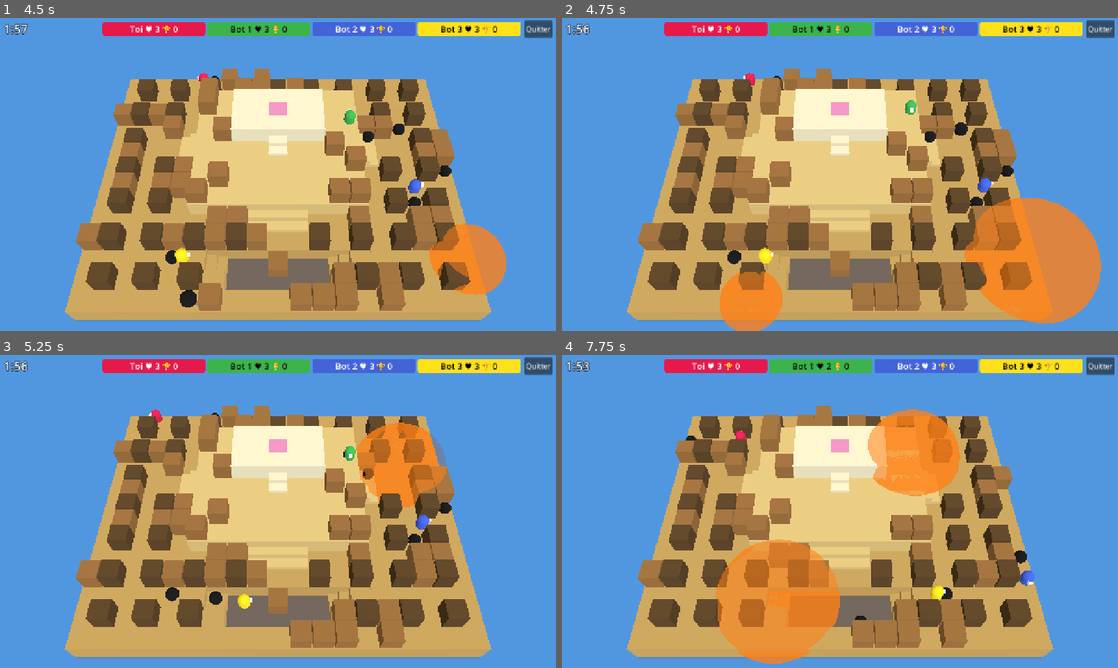
Above: before the commit, frames 1-4 (two rows, left to right).
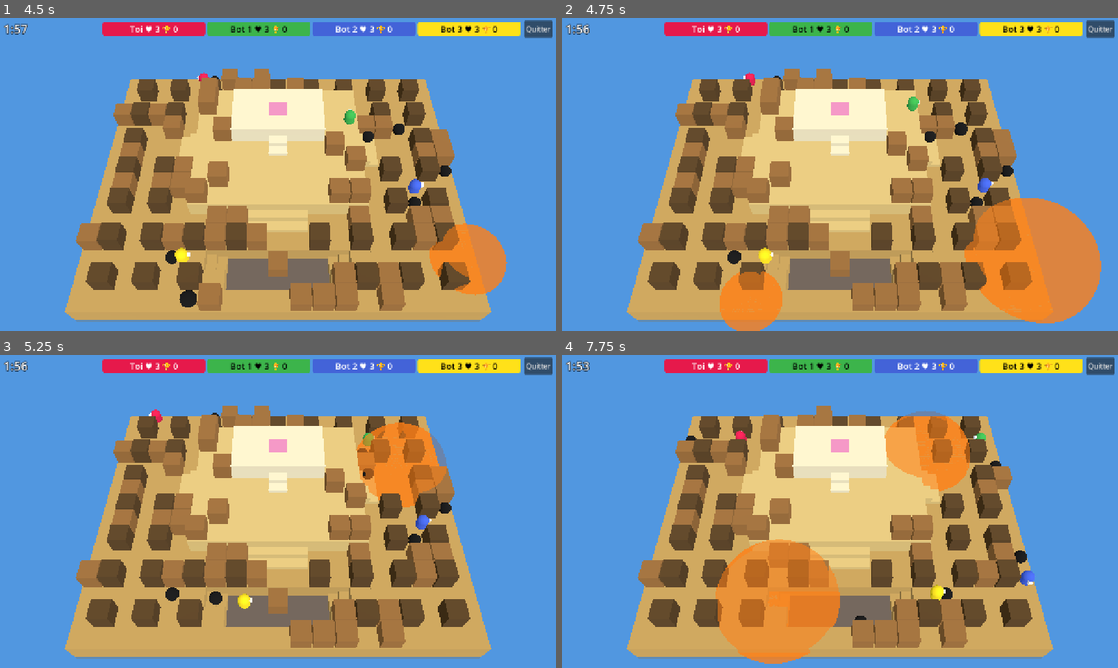
Above: after the commit, the same moments.

Repository: PaulDoazan/bomberman
Game: Godot game, scene res://src/ui/settings_screen.tscn
Same seed, same stepped clock (60 frames per second), same inputs: the game is played once before the commit and once after it.
Inputs (mouse positions are in pixels of both pictures, inside the frame that each line leads up to):
- Up to frame 1 (4.5 s): click "Jouer" at 0.5 s; move the mouse to (400, 158) at 1.27 s; press the mouse at (400, 158) at 1.28 s; hold Right (move_right) 1.28-2.03 s; move the mouse to (166, 190) at 2.02 s; release the mouse at (166, 190) at 2.03 s; hold Down (move_down) 2.03-2.78 s; right-click (166, 190) at 2.1 s; click (166, 190) at 2.3 s; move the mouse to (333, 105) at 2.77 s; press the mouse at (333, 105) at 2.78 s; hold Right (move_right) 2.78-3.53 s; move the mouse to (250, 237) at 3.52 s; release the mouse at (250, 237) at 3.53 s; hold Up (move_up) 3.53-4.28 s; tap Space (place_bomb) at 3.6 s; click (250, 237) at 3.8 s; move the mouse to (444, 221) at 4.27 s; press the mouse at (444, 221) at 4.28 s; hold Left (move_left) from 4.28 s (still down)
- Up to frame 2 (4.75 s): keep holding Left (move_left)
- Up to frame 3 (5.25 s): keep holding Left (move_left); move the mouse to (111, 464) at 5.02 s; release the mouse at (111, 464) at 5.03 s; right-click (111, 464) at 5.1 s
- Up to frame 4 (7.75 s): click (673, 464) at 5.3 s; move the mouse to (867, 511) at 5.77 s; release Left (move_left) at 5.78 s; press the mouse at (867, 511) at 5.78 s; hold Down (move_down) 5.78-6.53 s; move the mouse to (756, 433) at 6.52 s; release the mouse at (756, 433) at 6.53 s; hold Right (move_right) 6.53-7.28 s; tap Space (place_bomb) at 6.6 s; click (756, 433) at 6.8 s; move the mouse to (962, 495) at 7.27 s; press the mouse at (962, 495) at 7.28 s; hold Up (move_up) from 7.28 s (still down)

Frame 1 is identical in both runs. In frame 2, less than 0.1% of the frame differs, in the area x 61-65%, y 25-31%; in frame 3, 0.2%; in frame 4, 3.1%, in the area x 47-79%, y 3-46%.

Commit message:
Let players jump down from ledges
Going up is still limited to one half-level (stairs only), but a player
can now drop from the edge of a level to any lower one.

Co-Authored-By: Claude Opus 5.5 (1M context) <noreply@anthropic.com>
Claude-Session: https://claude.ai/code/session_01VPhps17NVn3uxQFaWV6rT5

Diff:
--- a/src/sim/arena.gd
+++ b/src/sim/arena.gd
@@ -63,12 +63,12 @@
 	return t == Tile.PILLAR or t == Tile.BLOCK
 
 # Terrain only: b must be adjacent (Chebyshev 1) to a. Ignores bombs and players.
-# A step changes height by at most one half-level, so levels only connect through stairs,
-# and a player on a stair can move in any direction.
+# Climbing is limited to one half-level, so going up only works through stairs (in any
+# direction). Jumping down from a ledge is allowed whatever the drop.
 func can_step(a: Vector2i, b: Vector2i) -> bool:
 	if not in_bounds(a) or is_solid(b):
 		return false
-	return absi(h2_at(a) - h2_at(b)) <= 1
+	return h2_at(b) - h2_at(a) <= 1
 
 # Orthogonal neighbours reachable by can_step.
 func walkable_neighbors(c: Vector2i) -> Array[Vector2i]:
--- a/tests/test_arena.gd
+++ b/tests/test_arena.gd
@@ -11,6 +11,7 @@
 	a.set_cell(Vector2i(2, 3), Arena.Tile.STAIRS, 1, Arena.Axis.X)
 	assert_true(a.can_step(Vector2i(2, 2), Vector2i(2, 3)), "d'une marche à la marche voisine")
 	assert_false(a.can_step(Vector2i(3, 1), Vector2i(3, 2)), "sol vers l'étage sans escalier")
+	assert_true(a.can_step(Vector2i(3, 2), Vector2i(3, 1)), "sauter de l'étage vers le sol")
 	assert_false(a.can_step(Vector2i(0, 0), Vector2i(-1, 0)), "hors grille")
 	a.set_tile(Vector2i(1, 1), Arena.Tile.PILLAR)
 	assert_false(a.can_step(Vector2i(0, 1), Vector2i(1, 1)), "pilier")
--- a/tests/test_movement.gd
+++ b/tests/test_movement.gd
@@ -58,6 +58,15 @@
 	_go(w, 0, Vector2(3.5, 2.5), 1.5)
 	assert_eq(w.players[0].cell(), Vector2i(3, 2))
 
+func test_jumps_down_from_ledge_but_cannot_climb_back() -> void:
+	var a := Fixtures.flat(5, 5)
+	for y in 5: a.set_cell(Vector2i(3, y), Arena.Tile.FLOOR, 2)
+	var w := _world(a, [Vector2(3.5, 2.5)])
+	_go(w, 0, Vector2(1.5, 2.5), 1.0)
+	assert_eq(w.players[0].cell(), Vector2i(1, 2), "saut vers le bas")
+	_go(w, 0, Vector2(3.5, 2.5), 1.0)
+	assert_true(w.players[0].pos.x <= 3.0 - SimConfig.PLAYER_HALF + 0.01, "pas d'escalade")
+
 func test_bomb_blocks_others_but_owner_can_leave() -> void:
 	var w := _world(Fixtures.flat(7, 3), [Vector2(1.5, 1.5), Vector2(5.5, 1.5)])
 	var i := PlayerIntent.new(); i.place_bomb = true
Not shown, changed: docs/superpowers/specs/2026-10-26-bomberman-poc-solo-design.md
